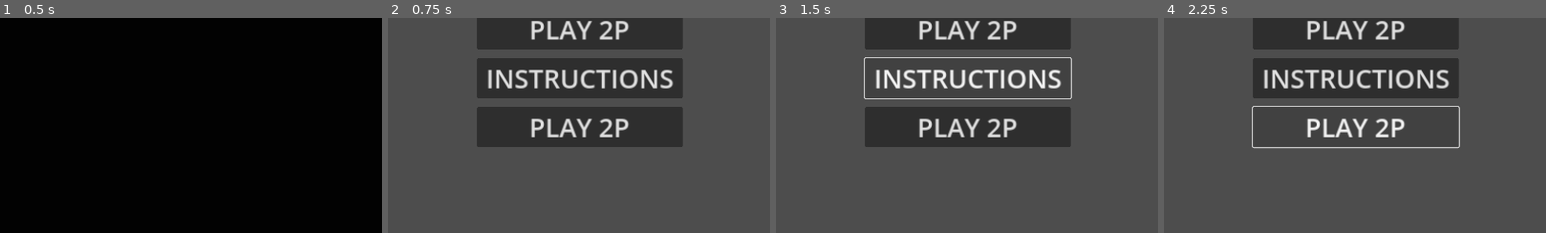
Above: before the commit, frames 1-4 (left to right).
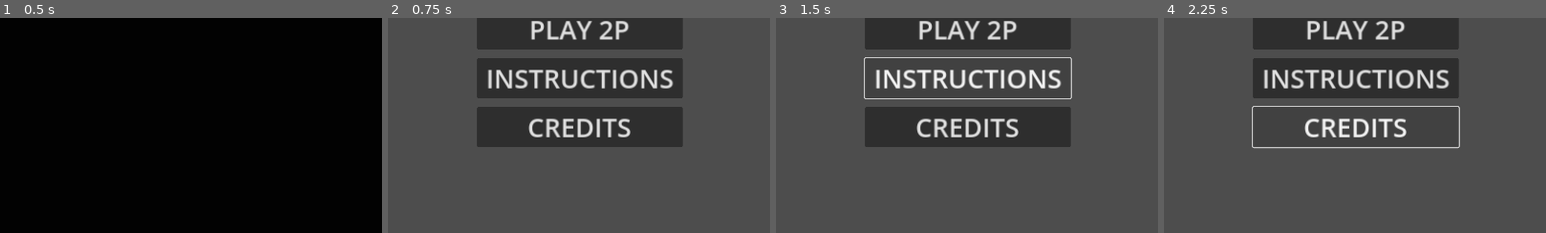
Above: after the commit, the same moments.

Repository: Zami77/CatCostumeParty
Game: Godot game, scene res://managers/GameManager.tscn
The game is run twice, just before and just after one commit, with the same random seed, the same clock (stepped at 60 frames per second) and the same inputs.
Inputs (mouse positions are % of the whole screen's width and height, from its top left):
- Up to frame 1 (0.5 s): no input
- Up to frame 2 (0.75 s): move the mouse to (72, 45) at 0.52 s; press the mouse at (72, 45) at 0.53 s
- Up to frame 3 (1.5 s): release the mouse at (72, 45) at 1.25 s; click "INSTRUCTIONS" at 1.25 s
- Up to frame 4 (2.25 s): click "PLAY 2P" (after the commit: "CREDITS") at 2 s
The pictures show only the part of the screen within x 29-79%, y 50-100%; the shares and areas given below are measured in that part.

Frame 1 is identical in both runs. In frame 2, 1.5% of the frame differs, in the area x 36-64%, y 46-56%; in frame 3, 1.5%; in frame 4, 1.5%.

Commit message:
win game condition impl

Diff:
--- a/CatCostumeParty/managers/GameManager.gd
+++ b/CatCostumeParty/managers/GameManager.gd
@@ -30,6 +30,7 @@
 		current_scene.option_selected.connect(_on_main_menu_button_pressed)
 	if current_scene is MatchManager:
 		current_scene.is_ai = is_ai
+		current_scene.load_scene.connect(_on_load_scene)
 
 	await transition_screen.faded_to_scene
 
@@ -46,3 +47,6 @@
 		MainMenu.Option.CREDITS:
 			pass
 	pass
+
+func _on_load_scene(scene_path) -> void:
+	_load_scene(scene_path)
--- a/CatCostumeParty/managers/MatchManager.gd
+++ b/CatCostumeParty/managers/MatchManager.gd
@@ -3,26 +3,34 @@
 
 signal completed_cat_animation_finished
 signal completed_selected_pieces_animation_finished
-
-@export var is_ai = false
+signal load_scene(scene_path)
+
+@export var dressed_cats_to_win = 5
 @export var timer_wait_between_turns = 1.0
 @export var timer_wait_on_costume_cat_completed = 1.0
 @export var timer_wait_on_start_of_ai_turn = 1.0
 @export var piece_movement_tween_duration = 0.35
 @export var dressed_cat_tween_duration = 0.35
+@export var is_ai = false
 
 @onready var costume_piece_grid: CostumePieceGrid = get_node("CostumePieceGrid")
 @onready var costume_cat_area_p1: Node2D = get_node("CostumeCatAreaP1")
 @onready var costume_cat_area_p2: Node2D = get_node("CostumeCatAreaP2")
 @onready var dressed_cat_area_p1: Node2D = get_node("DressedCatAreaP1")
 @onready var dressed_cat_area_p2: Node2D = get_node("DressedCatAreaP2")
+@onready var game_end_panel: GameEndPanel = get_node("CanvasLayer/GameEndPanel")
 
 @onready var turn_label: Label = get_node("TurnLabel")
-enum TurnState { P1, P2, GAME_END }
+enum TurnState { P1, P2, GAME_END, NONE }
 var turn_state = TurnState.P1
+var winning_player = TurnState.NONE
+
+var p1_dressed_cats = 0
+var p2_dressed_cats = 0
 
 func _ready():
 	costume_piece_grid.pieces_selected.connect(_on_pieces_selected)
+	game_end_panel.game_end_panel_option_selected.connect(_on_game_end_panel_option_selected)
 	_setup_costume_cat_areas()
 	_update_turn()
 
@@ -38,12 +46,36 @@
 
 
 func _update_turn() -> void:
+	_check_for_game_win()
+
+	if turn_state == TurnState.GAME_END:
+		return
+
 	turn_label.text = TurnState.keys()[turn_state]
 	costume_piece_grid.select_disabled = false
 
 	if is_ai and turn_state == TurnState.P2:
 		costume_piece_grid.select_disabled = true
 		_execute_ai_turn()
+
+func _check_for_game_win() -> void:
+	p1_dressed_cats = dressed_cat_area_p1.get_child_count()
+	p2_dressed_cats = dressed_cat_area_p2.get_child_count()
+
+	if p1_dressed_cats >= dressed_cats_to_win:
+		turn_state = TurnState.GAME_END
+		winning_player = TurnState.P1
+	if p2_dressed_cats >= dressed_cats_to_win:
+		turn_state = TurnState.GAME_END
+		winning_player = TurnState.P2
+
+	if turn_state == TurnState.GAME_END:
+		_execute_game_win()
+
+func _execute_game_win() -> void:
+	game_end_panel.set_winning_player(winning_player)
+	game_end_panel.visible = true
+	costume_piece_grid.select_disabled = true
 
 func _execute_ai_turn() -> void:
 	# add delay before doing turn
@@ -167,3 +199,10 @@
 	await dressed_cat_scale_tween.finished
 
 	emit_signal("completed_cat_animation_finished")
+
+func _on_game_end_panel_option_selected(option: GameEndPanel.Option) -> void:
+	match option:
+		GameEndPanel.Option.PLAY:
+			emit_signal("load_scene", ScenePaths.match_manager)
+		GameEndPanel.Option.MAIN_MENU:
+			emit_signal("load_scene", ScenePaths.main_menu)
--- a/CatCostumeParty/managers/MatchManager.tscn
+++ b/CatCostumeParty/managers/MatchManager.tscn
@@ -1,7 +1,8 @@
-[gd_scene load_steps=3 format=3 uid="uid://fudjsw5rof3m"]
+[gd_scene load_steps=4 format=3 uid="uid://fudjsw5rof3m"]
 
 [ext_resource type="Script" path="res://managers/MatchManager.gd" id="1_s3c2u"]
 [ext_resource type="PackedScene" uid="uid://bt757vxvg1fgg" path="res://costume_piece_grid/CostumePieceGrid.tscn" id="2_kdm08"]
+[ext_resource type="PackedScene" uid="uid://dccan5dvvoco" path="res://ui/game_end_panel/GameEndPanel.tscn" id="3_py1wa"]
 
 [node name="MatchManager" type="Node2D"]
 script = ExtResource("1_s3c2u")
@@ -29,3 +30,9 @@
 offset_bottom = 690.0
 theme_override_font_sizes/font_size = 128
 text = "P1"
+
+[node name="CanvasLayer" type="CanvasLayer" parent="."]
+
+[node name="GameEndPanel" parent="CanvasLayer" instance=ExtResource("3_py1wa")]
+visible = false
+position = Vector2(512, 272)
--- /dev/null
+++ b/CatCostumeParty/ui/game_end_panel/GameEndPanel.gd
@@ -0,0 +1,20 @@
+class_name GameEndPanel
+extends Node2D
+
+signal game_end_panel_option_selected(option: Option)
+
+@onready var play_button: Button = $VBoxContainer/PlayButton
+@onready var main_menu_button: Button = $VBoxContainer/MainMenuButton
+@onready var winner_label: Label = $WinnerLabel
+
+enum Option { PLAY, MAIN_MENU }
+
+func _ready():
+	play_button.pressed.connect(_on_button_pressed.bind(Option.PLAY))
+	main_menu_button.pressed.connect(_on_button_pressed.bind(Option.MAIN_MENU))
+
+func set_winning_player(winning_player: MatchManager.TurnState) -> void:
+	winner_label.text = "%s WINS!" % MatchManager.TurnState.keys()[winning_player]
+
+func _on_button_pressed(option: Option) -> void:
+	emit_signal("game_end_panel_option_selected", option)
--- /dev/null
+++ b/CatCostumeParty/ui/game_end_panel/GameEndPanel.tscn
@@ -0,0 +1,35 @@
+[gd_scene load_steps=2 format=3 uid="uid://dccan5dvvoco"]
+
+[ext_resource type="Script" path="res://ui/game_end_panel/GameEndPanel.gd" id="1_e2nfa"]
+
+[node name="GameEndPanel" type="Node2D"]
+script = ExtResource("1_e2nfa")
+
+[node name="ColorRect" type="ColorRect" parent="."]
+offset_right = 384.0
+offset_bottom = 256.0
+color = Color(0.972549, 0.376471, 1, 0.909804)
+
+[node name="WinnerLabel" type="Label" parent="."]
+offset_left = 128.0
+offset_top = 16.0
+offset_right = 256.0
+offset_bottom = 64.0
+theme_override_font_sizes/font_size = 32
+text = "P1 Wins!"
+horizontal_alignment = 1
+vertical_alignment = 1
+
+[node name="VBoxContainer" type="VBoxContainer" parent="."]
+offset_left = 128.0
+offset_top = 160.0
+offset_right = 256.0
+offset_bottom = 226.0
+
+[node name="PlayButton" type="Button" parent="VBoxContainer"]
+layout_mode = 2
+text = "PLAY AGAIN"
+
+[node name="MainMenuButton" type="Button" parent="VBoxContainer"]
+layout_mode = 2
+text = "MAIN MENU"
--- a/CatCostumeParty/ui/main_menu/MainMenu.tscn
+++ b/CatCostumeParty/ui/main_menu/MainMenu.tscn
@@ -39,4 +39,5 @@
 [node name="CreditsButton" type="Button" parent="VBoxContainer"]
 layout_mode = 2
 theme_override_font_sizes/font_size = 48
-text = "PLAY 2P"
+text = "CREDITS
+"
